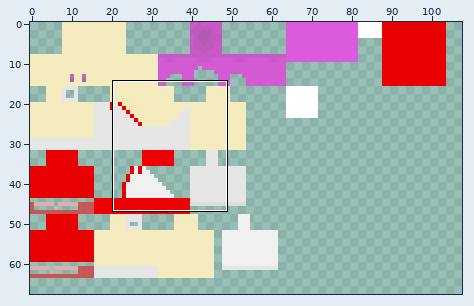
A sprite sheet gets an edit: Touhou_old/hakurei_reimu/texture.png. Above: a wide view before the commit, with the close-up outlined.
Close-up. First the earlier version:
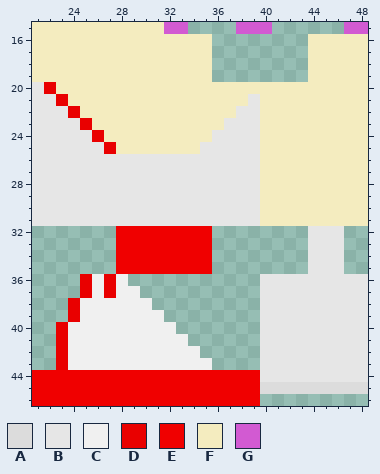
The file is 128x128 pixels. Shown: x 21..48, y 15..46. The wide view leaves out empty margins.
Palette (. is transparent): A #dcdcdc  B #e6e6e6  C #f0f0f0  D #e90000  E #f00000  F #f4ecbf  G #d25ad2
Pixels before, first column x 21:
15 FFFFFFFFFFFGG....GGG......GG
16 FFFFFFFFFFFFFFF........FFFFF
17 FFFFFFFFFFFFFFF........FFFFF
18 FFFFFFFFFFFFFFF........FFFFF
19 FFFFFFFFFFFFFFF........FFFFF
20 BDFFFFFFFFFFFFFFFFFFFFFFFFFF
21 BBDFFFFFFFFFFFFFFFBFFFFFFFFF
22 BBBDFFFFFFFFFFFFFBBFFFFFFFFF
23 BBBBDFFFFFFFFFFFBBBFFFFFFFFF
24 BBBBBDFFFFFFFFFBBBBFFFFFFFFF
25 BBBBBBDFFFFFFFBBBBBFFFFFFFFF
26 BBBBBBBBBBBBBBBBBBBFFFFFFFFF
27 BBBBBBBBBBBBBBBBBBBFFFFFFFFF
28 BBBBBBBBBBBBBBBBBBBFFFFFFFFF
29 BBBBBBBBBBBBBBBBBBBFFFFFFFFF
30 BBBBBBBBBBBBBBBBBBBFFFFFFFFF
31 BBBBBBBBBBBBBBBBBBBFFFFFFFFF
32 .......EEEEEEEE........BBB..
33 .......EEEEEEEE........BBB..
34 .......EEEEEEEE........BBB..
35 .......EEEEEEEE........BBB..
36 ....DCDC...........BBBBBBBBB
37 ....DCDCC..........BBBBBBBBB
38 ...DCCCCCC.........BBBBBBBBB
39 ...DCCCCCCC........BBBBBBBBB
40 ..DCCCCCCCCC.......BBBBBBBBB
41 ..DCCCCCCCCCC......BBBBBBBBB
42 ..DCCCCCCCCCCC.....BBBBBBBBB
43 ..DCCCCCCCCCCCC....BBBBBBBBB
44 EEEEEEEEEEEEEEEEEEEBBBBBBBBB
45 EEEEEEEEEEEEEEEEEEEAAAAAAAAA
46 EEEEEEEEEEEEEEEEEEE.........
Now the later version:
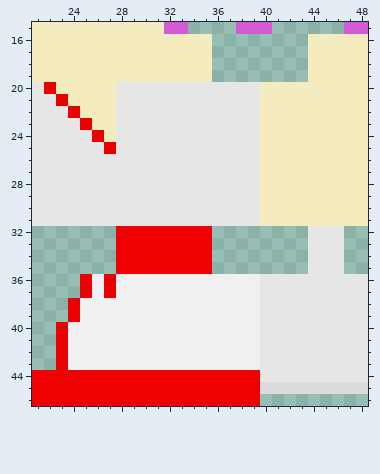
Change:
Changed rows in their new state; - is an unchanged pixel.
first column x 28:
20 BBBBBBBBBBBB
21 BBBBBBBBBBB-
22 BBBBBBBBBB--
23 BBBBBBBBB---
24 BBBBBBBB----
25 BBBBBBB-----
first column x 29:
36 CCCCCCCCCCC
37 -CCCCCCCCCC
38 --CCCCCCCCC
39 ---CCCCCCCC
40 ----CCCCCCC
41 -----CCCCCC
42 ------CCCCC
43 -------CCCC
